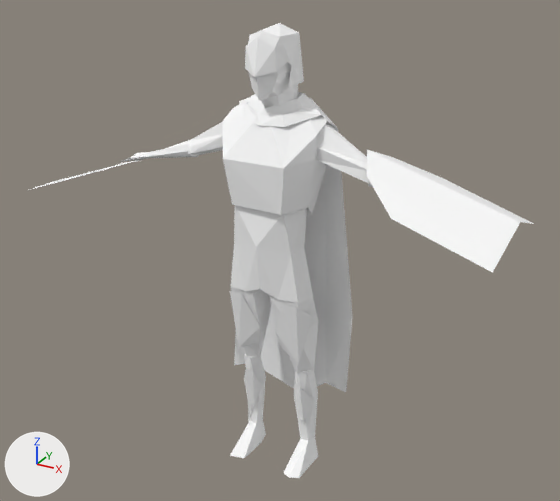
What one commit did to the glTF model LearnGL/Assets/chara.glb.
Camera for both pictures: a 50 mm lens placed at (3.52, -6.22, 3.45), pointed at (0.25, -0.27, 0.48). Lighting does not change. The marker at lower left points along +X, +Y and +Z.

Names of what the first picture shows: 'Armor.002', 'Cape', 'Head', 'Left foot.001', 'Left thigh.001', 'Left upper arm', 'Right foot', 'Right hand', 'Right thigh.001', 'Right upper arm', 'Shield', 'Waist', 'Waist.001', 'Waist.002'.
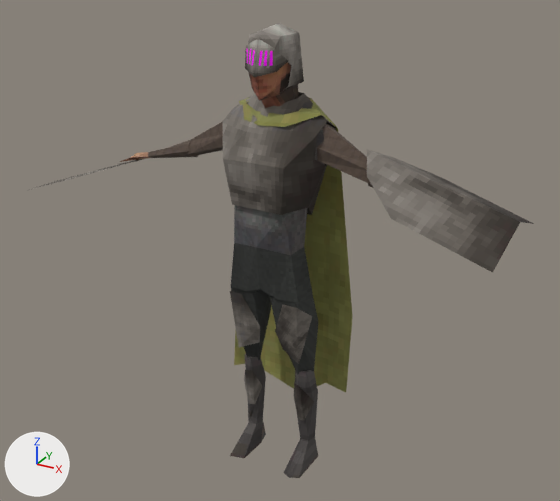
Changed parts and their boxes (x1, y1, x2, y2) in the pictures (560 x 501 px):
'Cape', surface changed (grey to yellow): (234, 97, 353, 392) in both
'Waist.002', surface changed (white to grey): (223, 92, 336, 215) in both
'Shield', surface changed (white to grey): (367, 150, 534, 273) in both
'Waist.001', surface changed (grey to black): (231, 205, 313, 303) in both
'Left thigh.001', surface changed: (270, 297, 318, 374) in both
'Armor.002', surface changed (white to grey): (245, 23, 304, 96) in both
'Left foot.001', surface changed (grey to black): (284, 370, 318, 478) in both
'Right thigh.001', surface changed: (230, 287, 271, 360) in both
'Right foot', surface changed: (230, 353, 266, 458) in both
'Left upper arm', surface changed (white to brown): (317, 124, 370, 184) in both
'Head', surface changed (grey to brown): (249, 62, 299, 108) in both
'Right hand', surface changed (white to brown): (29, 140, 198, 190) in both
'Right upper arm', surface changed (white to brown): (188, 122, 223, 155) in both
'Waist', surface changed (grey to black): (288, 123, 327, 214) in both

Diff of the bpy script that builds the scene:
```diff
--- a/LearnGL/Assets/chara.glb.py
+++ b/LearnGL/Assets/chara.glb.py
@@ img_char @@
+img_char = load_image('char', '_unpacked/char', 128, 128, 'sRGB')
@@ mat_character @@
 mat_character = principled_material('Character')
-mat_character.base_color = (1.0, 1.0, 1.0)  # white #ffffff
+mat_character.texture = img_char
 mat_character.roughness = 1.0
```
